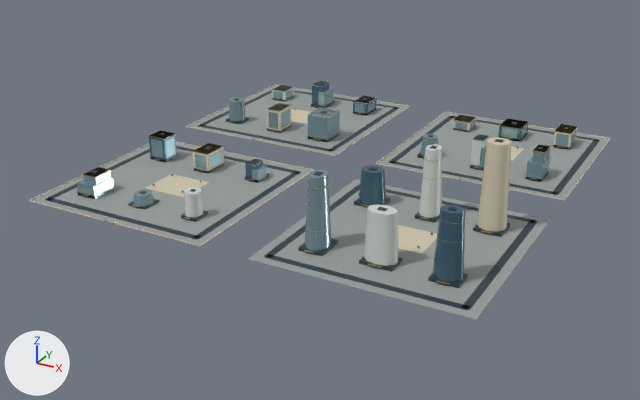
What one commit did to the glTF model web/public/assets/3d/ampliworld/GC-CITY-2030/GC-TILE-14-12.glb.
Camera for both pictures: a 50 mm lens placed at (4667.0, 1694.0, 579.0), pointed at (3985.0, 2935.0, -42.0). Every picture has the same lights, and +X, +Y and +Z are marked at lower left. The first picture is the older version. Where no turn or scale is listed for an object, it has been applied to the vertices. Vertices at exactly the same position are counted once.

Script lines for the objects in view, before the commit:
```python
ob_gc_tile_14_12_blue = bpy.data.objects.new('GC-TILE-14-12-blue', me_mesh_8)
ob_gc_tile_14_12_blue.location = (0.0, 0.0, 0.0)
ob_gc_tile_14_12_dark = bpy.data.objects.new('GC-TILE-14-12-dark', me_mesh_1)
ob_gc_tile_14_12_dark.location = (0.0, 0.0, 0.0)
ob_gc_tile_14_12_glass = bpy.data.objects.new('GC-TILE-14-12-glass', me_mesh_7)
ob_gc_tile_14_12_glass.location = (0.0, 0.0, 0.0)
ob_gc_tile_14_12_gold = bpy.data.objects.new('GC-TILE-14-12-gold', me_mesh_5)
ob_gc_tile_14_12_gold.location = (0.0, 0.0, 0.0)
ob_gc_tile_14_12_ivory = bpy.data.objects.new('GC-TILE-14-12-ivory', me_mesh_2)
ob_gc_tile_14_12_ivory.location = (0.0, 0.0, 0.0)
ob_gc_tile_14_12_paving = bpy.data.objects.new('GC-TILE-14-12-paving', me_mesh_0)
ob_gc_tile_14_12_paving.location = (0.0, 0.0, 0.0)
ob_gc_tile_14_12_white = bpy.data.objects.new('GC-TILE-14-12-white', me_mesh_6)
ob_gc_tile_14_12_white.location = (0.0, 0.0, 0.0)
```
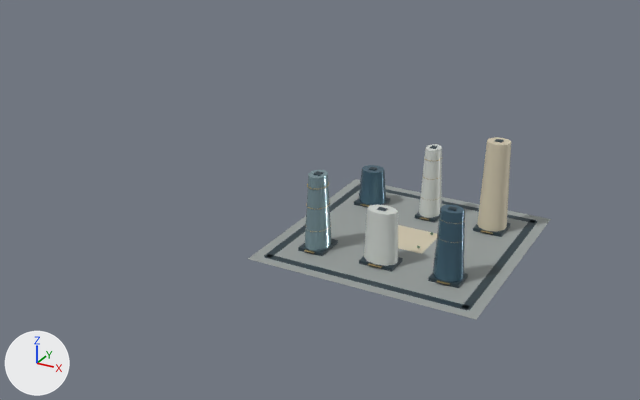
Edits to the bpy script that builds the scene:
```text
Change me_mesh_0:
    remove me_mesh_0.from_pydata(...)  # 32 vertices, 48 faces; spans x 3621.0..4379.0, y 2621.0..3379.0, z 0.0
    add me_mesh_0.from_pydata(...)  # 8 vertices, 12 faces; spans x 4041.0..4379.0, y 2621.0..2959.0, z 0.0
    me_mesh_0 part 1: the loose piece of 8 vertices spanning x 3621.0..3959.0, y 3041.0..3379.0, z 0.0 is deleted
    me_mesh_0 part 2: the loose piece of 8 vertices spanning x 4041.0..4379.0, y 3041.0..3379.0, z 0.0 is deleted
    me_mesh_0 part 3: the loose piece of 8 vertices spanning x 3621.0..3959.0, y 2621.0..2959.0, z 0.0 is deleted
Change me_mesh_1:
    remove me_mesh_1.from_pydata(...)  # 512 vertices, 768 faces; spans x 3636.0..4364.0, y 2636.0..3364.0, z 0.0..142.0
    add me_mesh_1.from_pydata(...)  # 128 vertices, 192 faces; spans x 4056.0..4364.0, y 2636.0..2944.0, z 0.0..142.0
    me_mesh_1 part 4: 48 loose pieces with 384 vertices, spanning x 3636.0..4364.0, y 2636.0..3364.0, z 0.0..54.0, are deleted
Change me_mesh_2:
    remove me_mesh_2.from_pydata(...)  # 206 vertices, 316 faces; spans x 3620.0..4380.0, y 2620.0..3380.0, z 0.0..140.0
    add me_mesh_2.from_pydata(...)  # 30 vertices, 52 faces; spans x 4170.0..4331.0, y 2754.0..2903.0, z 0.0..140.0
    me_mesh_2 part 5: 22 loose pieces with 176 vertices, spanning x 3620.0..4380.0, y 2620.0..3380.0, z 0.0..45.0, are deleted
Change me_mesh_5:
    remove me_mesh_5.from_pydata(...)  # 956 vertices, 1644 faces; spans x 3672.0..4329.0, y 2620.0..3327.0, z 0.0..121.0
    add me_mesh_5.from_pydata(...)  # 444 vertices, 792 faces; spans x 4090.0..4329.0, y 2674.0..2902.0, z 4.0..121.0
    me_mesh_5 part 11: 43 loose pieces with 512 vertices, spanning x 3672.0..4326.0, y 2620.0..3327.0, z 0.0..51.0, are deleted
Change me_mesh_6:
    remove me_mesh_6.from_pydata(...)  # 138 vertices, 228 faces; spans x 3673.0..4234.0, y 2684.0..3326.0, z 0.0..113.0
    add me_mesh_6.from_pydata(...)  # 44 vertices, 80 faces; spans x 4186.0..4234.0, y 2684.0..2903.0, z 5.0..113.0
    me_mesh_6 part 12: 10 loose pieces with 94 vertices, spanning x 3673.0..4215.0, y 2686.0..3326.0, z 0.0..53.0, are deleted
Change me_mesh_7:
    remove me_mesh_7.from_pydata(...)  # 440 vertices, 688 faces; spans x 3672.0..4325.0, y 2678.0..3327.0, z 0.0..114.0
    add me_mesh_7.from_pydata(...)  # 22 vertices, 40 faces; spans x 4092.0..4128.0, y 2678.0..2726.0, z 5.0..114.0
    me_mesh_7 part 13: 47 loose pieces with 418 vertices, spanning x 3672.0..4325.0, y 2678.0..3327.0, z 0.0..51.0, are deleted
Change me_mesh_8:
    remove me_mesh_8.from_pydata(...)  # 84 vertices, 140 faces; spans x 3673.0..4330.0, y 2685.0..3326.0, z 0.0..104.0
    add me_mesh_8.from_pydata(...)  # 44 vertices, 80 faces; spans x 4088.0..4330.0, y 2685.0..2902.0, z 5.0..104.0
    me_mesh_8 part 6: the loose piece of 8 vertices spanning x 3774.0..3795.0, y 3283.0..3321.0, z 0.0..46.0 is deleted
    me_mesh_8 part 7: the loose piece of 8 vertices spanning x 3877.0..3894.0, y 2868.0..2896.0, z 0.0..29.0 is deleted
    me_mesh_8 part 8: the loose piece of 8 vertices spanning x 3874.0..3906.0, y 3278.0..3326.0, z 0.0..26.0 is deleted
    me_mesh_8 part 9: the loose piece of 8 vertices spanning x 4189.0..4231.0, y 3278.0..3326.0, z 0.0..26.0 is deleted
    me_mesh_8 part 10: the loose piece of 8 vertices spanning x 3673.0..3707.0, y 2865.0..2899.0, z 0.0..45.0 is deleted
```

What differs and where, as boxes [x1, y1, x2, y2] in the pictures (640 x 400 px):
'GC-TILE-14-12-paving', reshaped (47% narrower, 40% shorter)
    before: [31, 85, 609, 319]
    after: [248, 179, 551, 319]
'GC-TILE-14-12-dark', reshaped (51% narrower, 25% shorter)
    before: [45, 82, 600, 310]
    after: [264, 139, 538, 310]
'GC-TILE-14-12-glass', reshaped (94% narrower, 50% shorter)
    before: [77, 88, 576, 251]
    after: [305, 170, 332, 251]
'GC-TILE-14-12-ivory', reshaped
    before: [29, 84, 611, 254]
    after: [398, 137, 511, 254]
'GC-TILE-14-12-white', reshaped (74% narrower, 34% shorter)
    before: [185, 81, 489, 266]
    after: [364, 144, 442, 266]
'GC-TILE-14-12-blue', reshaped (72% narrower, 42% shorter)
    before: [149, 81, 528, 282]
    after: [359, 165, 465, 282]
'GC-TILE-14-12-gold', reshaped
    before: [81, 98, 578, 285]
    after: [304, 157, 493, 285]
part 1 of me_mesh_0, deleted
    before: [189, 85, 408, 155]
part 2 of me_mesh_0, deleted
    before: [378, 113, 609, 199]
part 3 of me_mesh_0, deleted
    before: [31, 143, 312, 245]
part 4 of me_mesh_1, deleted
    before: [45, 82, 600, 240]
part 5 of me_mesh_2, deleted
    before: [29, 84, 611, 246]
part 6 of me_mesh_8, deleted
    before: [312, 81, 329, 105]
part 7 of me_mesh_8, deleted
    before: [245, 159, 263, 178]
part 8 of me_mesh_8, deleted
    before: [353, 96, 377, 115]
part 9 of me_mesh_8, deleted
    before: [499, 120, 528, 142]
part 10 of me_mesh_8, deleted
    before: [149, 131, 177, 162]
part 11 of me_mesh_5, deleted
    before: [81, 98, 578, 224]
part 12 of me_mesh_6, deleted
    before: [185, 81, 489, 217]
part 13 of me_mesh_7, deleted
    before: [77, 88, 576, 206]
